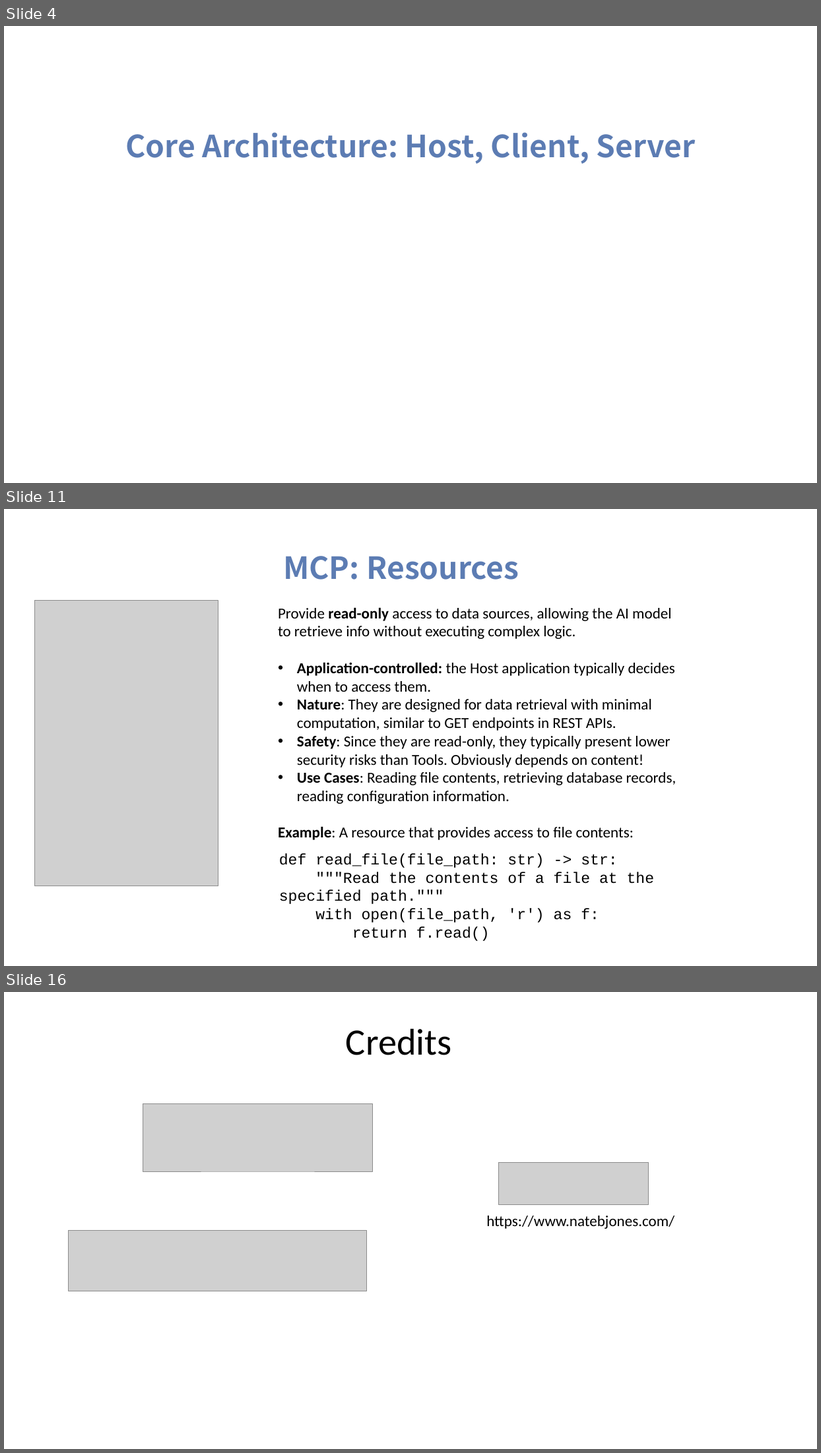
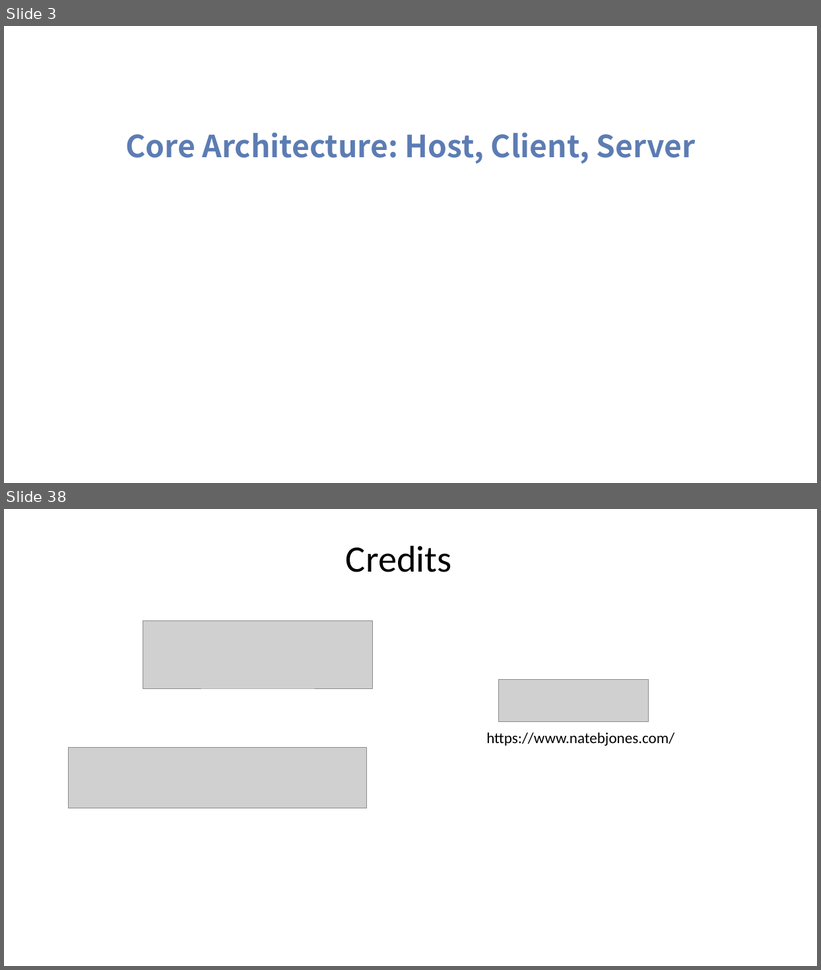
Before and after one commit to tniccum21/LLM_Class, a slide deck: Week10/Week10.pptx. Shown one above the other, each under a label of ours: slides 4, 11 and 16 before the commit, slides 3 and 38 after it; the slides between them are not shown. The pictures are 821x1453 and 821x970 pixels, drawn with LibreOffice and Linux fonts; fonts in the diff are those of the drawing; grey boxes stand for pictures; background and template pictures are left out. Boxes give left, top, right and bottom in pixels: in the first picture for what was removed or moved away, otherwise in the second. Text is boxed around its words. In the diff, an @@ line names an element or a change of style, - is before the commit and + after.

```diff
--- a/Week10/Week10.pptx
+++ b/Week10/Week10.pptx
@@ slide 11 removed at (4,509,817,966), background picture (left out) @@
@@ text removed at (283,556,519,580) @@
-MCP: Resources
@@ picture removed at (35,601,218,886) @@
@@ text removed at (278,607,677,840) @@
-Provide read-only access to data sources, allowing the AI model to retrieve info without executing complex logic.
-• Application-controlled: the Host application typically decides when to access them.
-• Nature: They are designed for data retrieval with minimal computation, similar to GET endpoints in REST APIs.
-• Safety: Since they are read-only, they typically present lower security risks than Tools. Obviously depends on content!
-• Use Cases: Reading file contents, retrieving database records, reading configuration information.
-Example: A resource that provides access to file contents:
@@ text removed at (279,854,655,941) @@
-def read_file(file_path: str) -> str:
-"""Read the contents of a file at the specified path."""
-with open(file_path, 'r') as f:
-return f.read()
@@ what was slide 4 is now slide 3 @@
@@ what was slide 16 is now slide 38 @@
```
Also in this commit, not shown: 1 slide changed, 33 slides added, 10 other slides removed, 11 other files.
